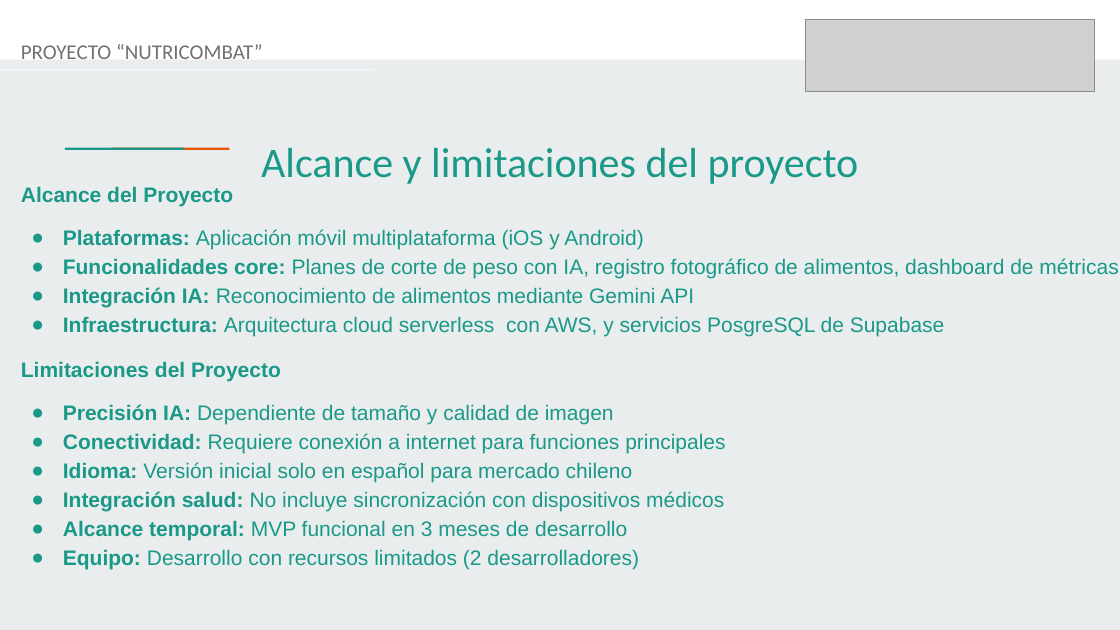
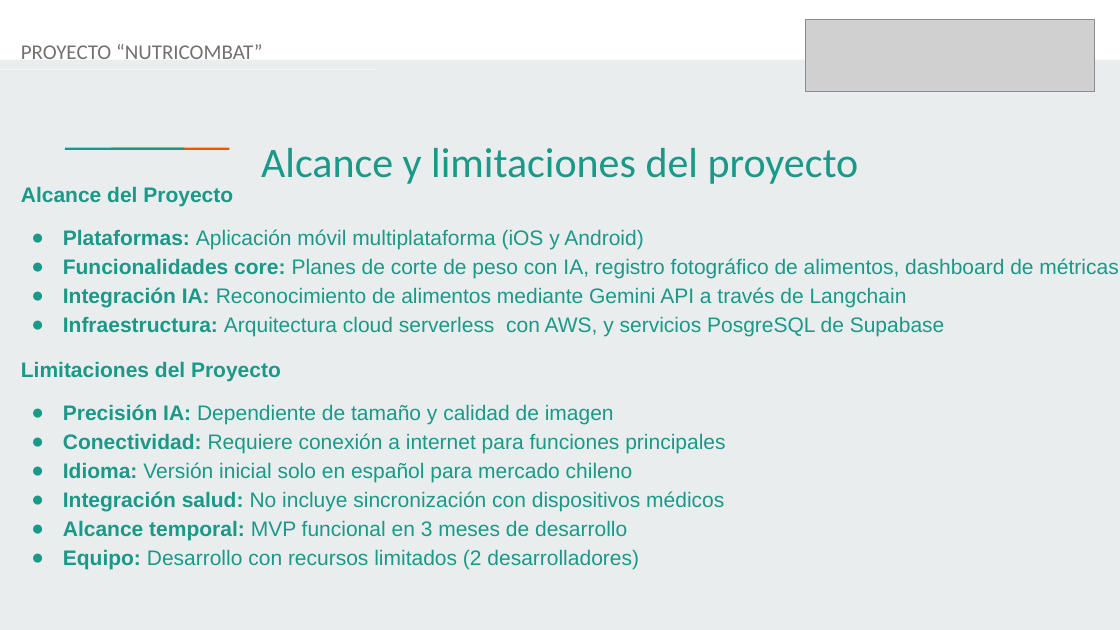
Before and after one commit to FabianIMV/nutricombat, a slide deck: slide 5 of Fase3/Evidencias_Grupales/Presentación Final del Proyecto (Español).pptx. Drawn at 1120x630 pixels with LibreOffice and Linux fonts; fonts in the diff are those of the drawing; grey boxes stand for pictures. Boxes give left, top, right and bottom in pixels: in the first picture for what was removed or moved away, otherwise in the second. Text is boxed around its words. In the diff, an @@ line names an element or a change of style, - is before the commit and + after.

```diff
--- a/Fase3/Evidencias_Grupales/Presentación Final del Proyecto (Español).pptx
+++ b/Fase3/Evidencias_Grupales/Presentación Final del Proyecto (Español).pptx
@@ text at [63, 287, 907, 308]: text changed @@
-● Integración IA: Reconocimiento de alimentos mediante Gemini API
+● Integración IA: Reconocimiento de alimentos mediante Gemini API a través de Langchain
```
Also in this commit, not shown: 4 other slides changed.
